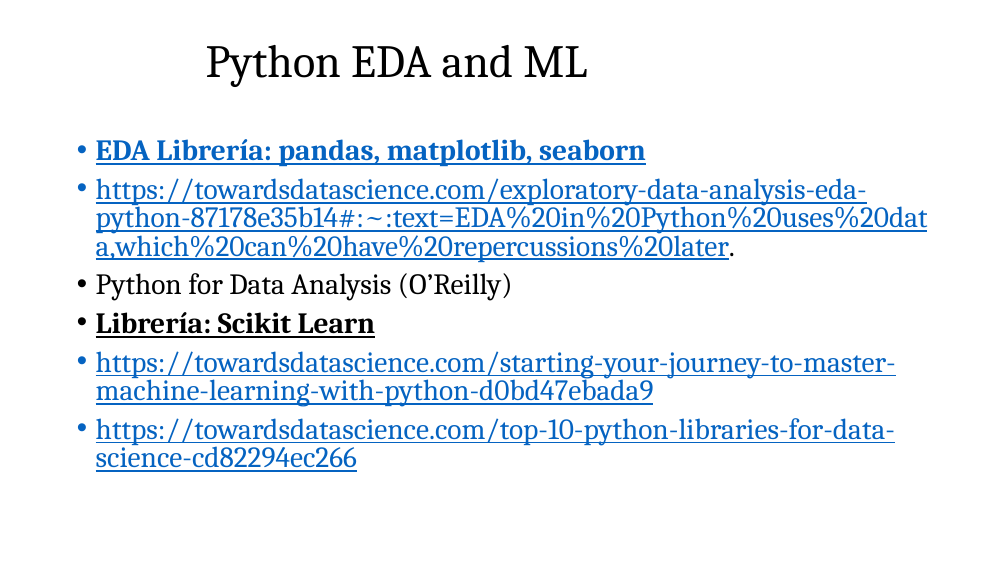
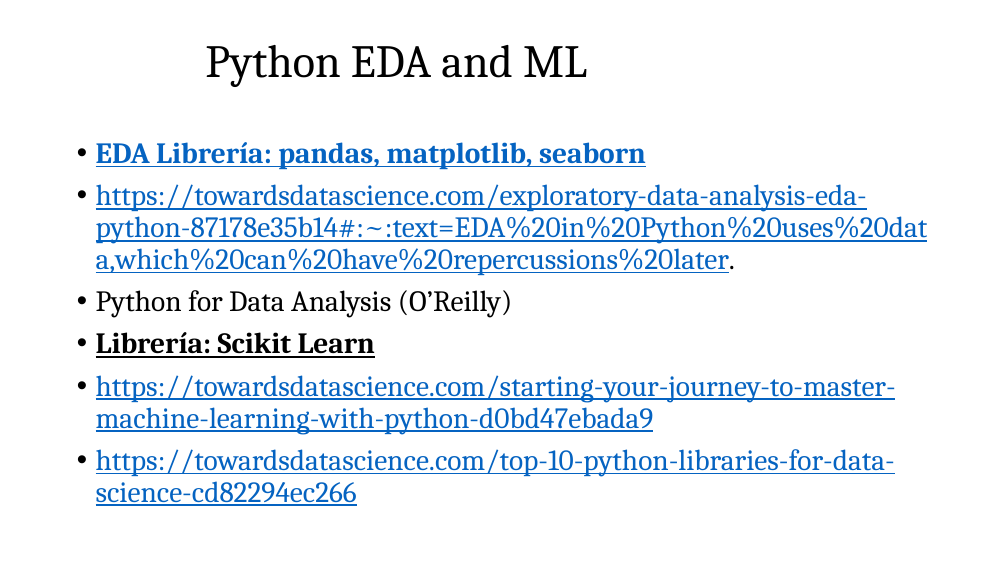
Before and after one commit to luciatomainodelacr/TFM, a slide deck: slide 7 of Documentacion/Diseño funcional y modelos.pptx. Drawn at 1008x567 pixels with LibreOffice and Linux fonts; fonts in the diff are those of the drawing. Boxes give left, top, right and bottom in pixels: in the first picture for what was removed or moved away, otherwise in the second. Text is boxed around its words. In the diff, an @@ line names an element or a change of style, - is before the commit and + after.

```diff
--- a/Documentacion/Diseño funcional y modelos.pptx
+++ b/Documentacion/Diseño funcional y modelos.pptx
@@ text "EDA Librería: pandas, matplotlib, seaborn" at [96, 142, 928, 506]: line spacing 0.8 to 0.9 @@
```
Also in this commit, not shown: 4 other slides changed, 4 slides added, 5 other files.
